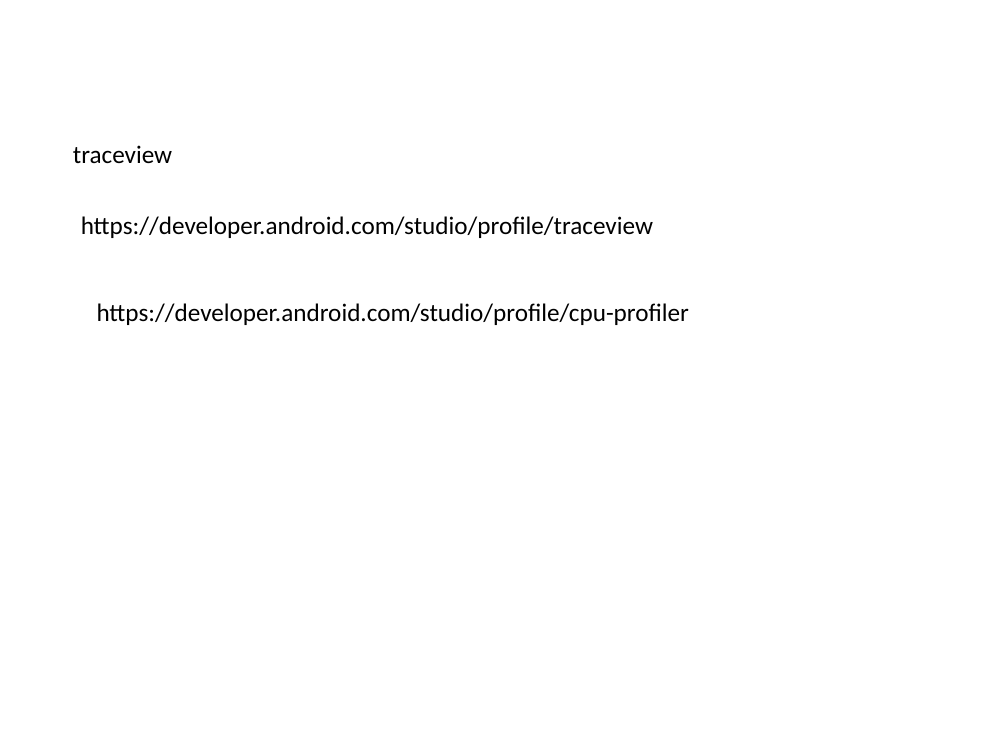
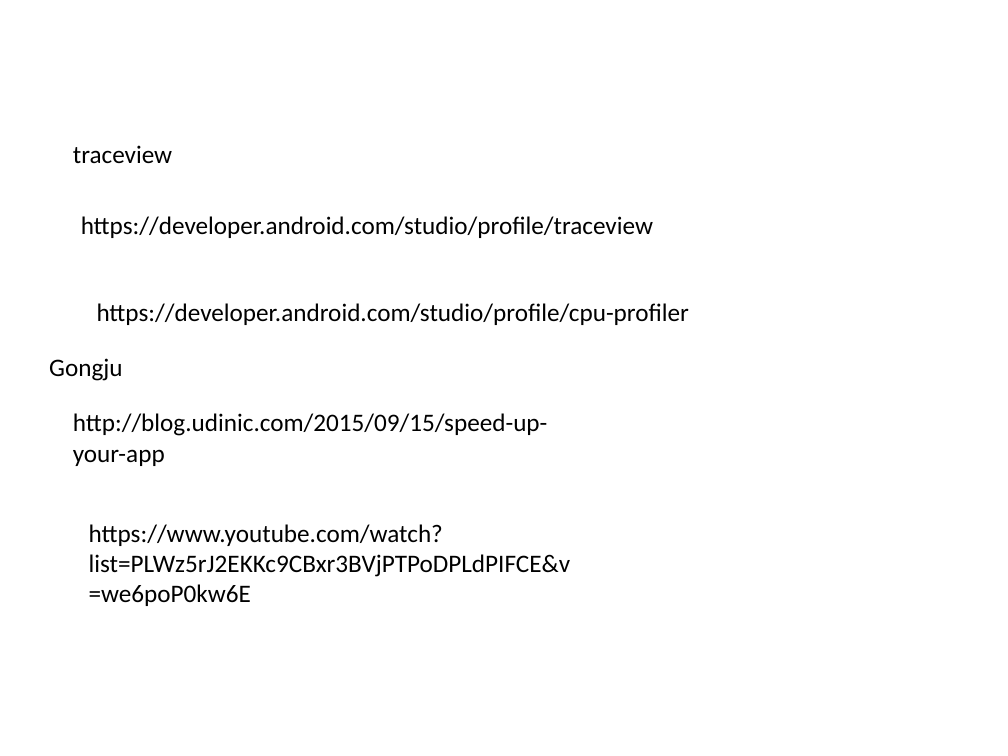
Before and after one commit to briandbl/Robot_Knowledge, a slide deck: slide 6 of Technical/pig key slow response.pptx. Drawn at 1008x756 pixels with LibreOffice and Linux fonts; fonts in the diff are those of the drawing. Boxes give left, top, right and bottom in pixels: in the first picture for what was removed or moved away, otherwise in the second. Text is boxed around its words. In the diff, an @@ line names an element or a change of style, - is before the commit and + after.

```diff
--- a/Technical/pig key slow response.pptx
+++ b/Technical/pig key slow response.pptx
@@ text added at (49,358,122,381), 18 pt, text #000000 @@
+Gongju
@@ text added at (73,413,548,466), 18 pt, text #000000 @@
+http://blog.udinic.com/2015/09/15/speed-up-your-app
@@ text added at (89,524,571,606), 18 pt, text #000000 @@
+https://www.youtube.com/watch?list=PLWz5rJ2EKKc9CBxr3BVjPTPoDPLdPIFCE&v=we6poP0kw6E
```
Also in this commit, not shown: 57 other files.
